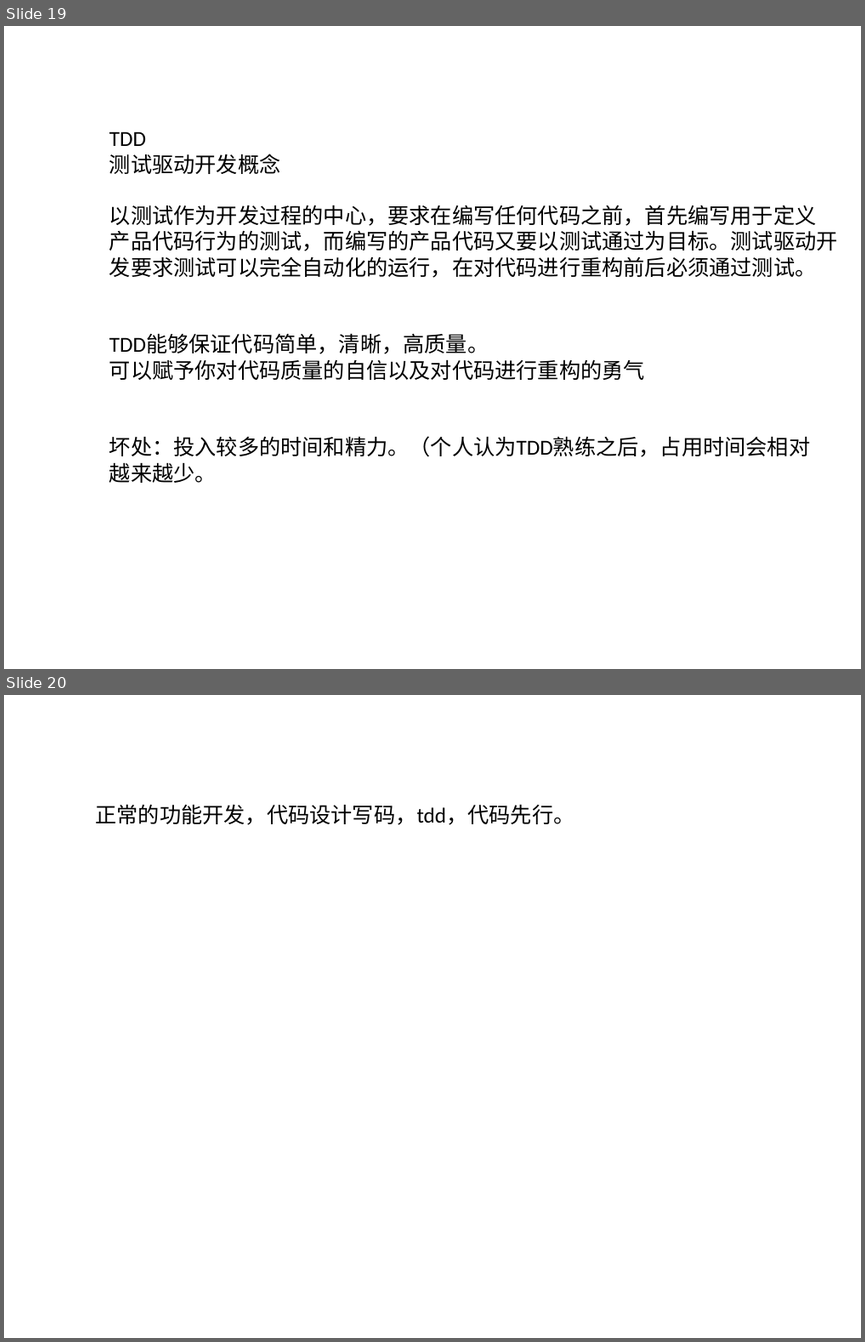
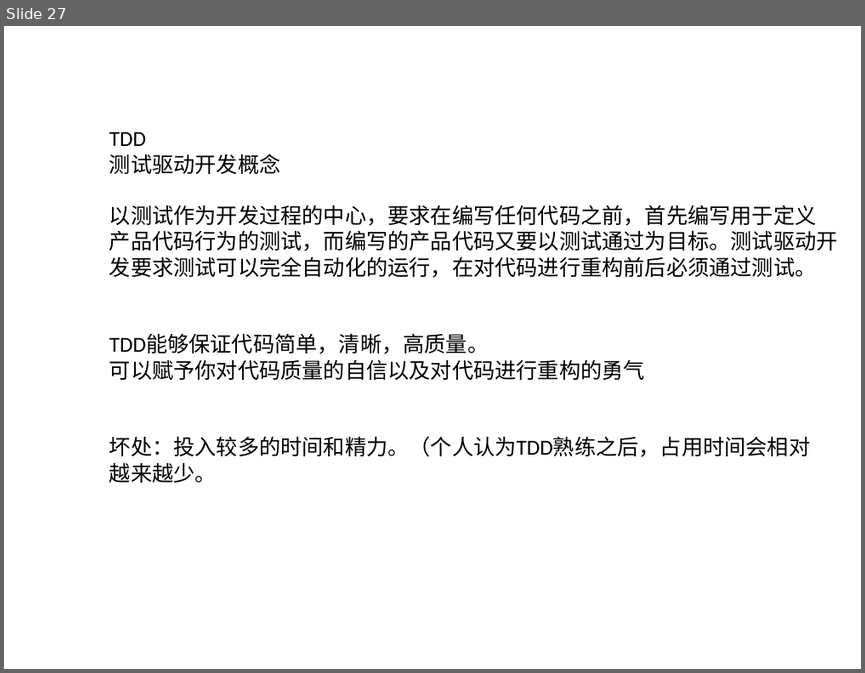
Before and after one commit to dyglcc/unit-test, a slide deck: unit-test.pptx. Shown one above the other, each under a label of ours: slides 19 and 20 before the commit, slide 27 after it. The pictures are 865x1342 and 865x673 pixels, drawn with LibreOffice and Linux fonts; fonts in the diff are those of the drawing. Boxes give left, top, right and bottom in pixels: in the first picture for what was removed or moved away, otherwise in the second. Text is boxed around its words. In the diff, an @@ line names an element or a change of style, - is before the commit and + after.

Commit message:
ver2

```diff
--- a/unit-test.pptx
+++ b/unit-test.pptx
@@ slide 20 removed at box(4, 695, 861, 1338), background #FFFFFF @@
@@ text removed at box(96, 804, 575, 825) @@
-正常的功能开发，代码设计写码，tdd，代码先行。
@@ what was slide 19 is now slide 27 @@
```
Also in this commit, not shown: 8 slides added.
